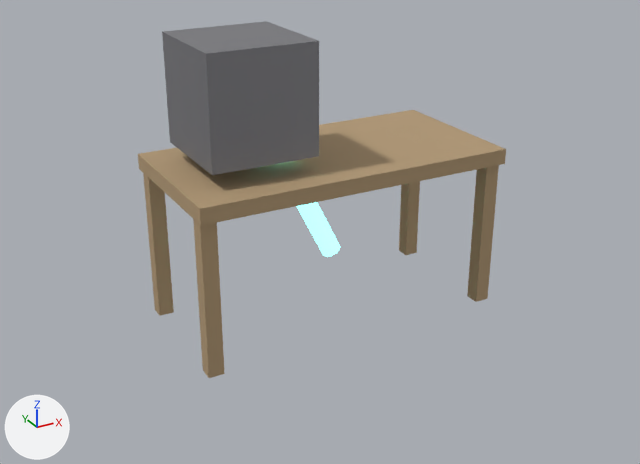
The glTF model public/assets/workbench/pour_stream.glb: old version first, new version second.
Both versions are drawn from a 50 mm lens placed at (-2.12, -3.81, 2.35), pointed at (-0.07, -0.1, 0.49). Every picture has the same lights, and +X, +Y and +Z are marked at lower left. The first picture is the older version.

In view in the first picture: 'benchtop', 'benchtop-leg', 'benchtop-leg.001', 'benchtop-leg.002', 'benchtop-leg.003', 'crucible', 'pour_stream'.
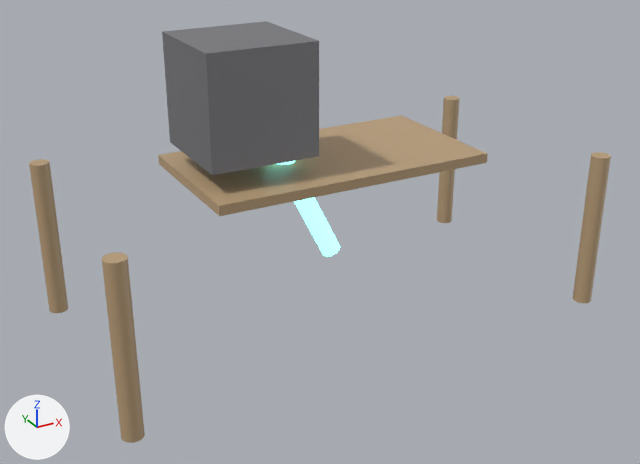
Pixel boxes (x1, y1, x2, y2) of what changed, in the pictures (640 x 464 px):
'benchtop', deleted (beige)
    before: (138, 110, 506, 225)
'bench_top', added (beige)
    after: (158, 115, 488, 216)
'bench_leg_-1.3_-0.65', added (beige)
    after: (102, 252, 145, 443)
'benchtop-leg', deleted (beige)
    before: (193, 219, 224, 378)
'bench_leg_-1.3_0.65', added (beige)
    after: (29, 159, 68, 313)
'bench_leg_1.3_-0.65', added (beige)
    after: (573, 152, 611, 303)
'benchtop-leg.002', deleted (beige)
    before: (467, 165, 499, 302)
'benchtop-leg.001', deleted (beige)
    before: (143, 173, 174, 316)
'bench_leg_1.3_0.65', added (beige)
    after: (437, 96, 459, 223)
'benchtop-leg.003', deleted (beige)
    before: (399, 181, 420, 255)

The change, as a diff of the scene's bpy script:
```diff
--- a/public/assets/workbench/pour_stream.glb.py
+++ b/public/assets/workbench/pour_stream.glb.py
@@ mat_benchwood @@
+mat_benchwood = principled_material('BenchWood')
+mat_benchwood.base_color = (0.5, 0.35, 0.2)  # beige #bca07c
@@ mat_benchwood_001 @@
+mat_benchwood_001 = principled_material('BenchWood.001')
+mat_benchwood_001.base_color = (0.5, 0.35, 0.2)  # beige #bca07c
@@ mat_benchwood_003 @@
+mat_benchwood_003 = principled_material('BenchWood.003')
+mat_benchwood_003.base_color = (0.5, 0.35, 0.2)  # beige #bca07c
@@ mat_benchwood_002 @@
+mat_benchwood_002 = principled_material('BenchWood.002')
+mat_benchwood_002.base_color = (0.5, 0.35, 0.2)  # beige #bca07c
@@ mat_benchwood_004 @@
+mat_benchwood_004 = principled_material('BenchWood.004')
+mat_benchwood_004.base_color = (0.5, 0.35, 0.2)  # beige #bca07c
@@ me_cube_1 @@
+me_cube_1.from_pydata(...)  # a box spanning x -0.75..0.75, y -0.4..0.4, z -0.02..0.02
+me_cube_1.materials.append(mat_benchwood)  # beige #bca07c
@@ me_cylinder @@
+me_cylinder.from_pydata(...)  # a 32-sided cylinder along z spanning x -0.05..0.05, y -0.05..0.05, z -0.425..0.425
+me_cylinder.materials.append(mat_benchwood_001)  # beige #bca07c
@@ me_cylinder_002 @@
+me_cylinder_002.from_pydata(...)  # a 32-sided cylinder along z spanning x -0.05..0.05, y -0.05..0.05, z -0.425..0.425
+me_cylinder_002.materials.append(mat_benchwood_003)  # beige #bca07c
@@ me_cylinder_001 @@
+me_cylinder_001.from_pydata(...)  # a 32-sided cylinder along z spanning x -0.05..0.05, y -0.05..0.05, z -0.425..0.425
+me_cylinder_001.materials.append(mat_benchwood_002)  # beige #bca07c
@@ me_cylinder_003 @@
+me_cylinder_003.from_pydata(...)  # a 32-sided cylinder along z spanning x -0.05..0.05, y -0.05..0.05, z -0.425..0.425
+me_cylinder_003.materials.append(mat_benchwood_004)  # beige #bca07c
@@ ob_benchtop @@
-ob_benchtop = bpy.data.objects.new('benchtop', me_cube)
-ob_benchtop.location = (0.0, 0.0, 0.85)
@@ ob_benchtop_leg @@
-ob_benchtop_leg = bpy.data.objects.new('benchtop-leg', me_cube_001)
-ob_benchtop_leg.location = (-0.8, -0.35, 0.425)
@@ ob_benchtop_leg_001 @@
-ob_benchtop_leg_001 = bpy.data.objects.new('benchtop-leg.001', me_cube_002)
-ob_benchtop_leg_001.location = (-0.8, 0.35, 0.425)
@@ ob_benchtop_leg_002 @@
-ob_benchtop_leg_002 = bpy.data.objects.new('benchtop-leg.002', me_cube_003)
-ob_benchtop_leg_002.location = (0.8, -0.35, 0.425)
@@ ob_benchtop_leg_003 @@
-ob_benchtop_leg_003 = bpy.data.objects.new('benchtop-leg.003', me_cube_004)
-ob_benchtop_leg_003.location = (0.8, 0.35, 0.425)
@@ ob_bench_top @@
+ob_bench_top = bpy.data.objects.new('bench_top', me_cube_1)
+ob_bench_top.location = (0.0, 0.0, 0.85)
@@ ob_bench_leg__1_3__0_65 @@
+ob_bench_leg__1_3__0_65 = bpy.data.objects.new('bench_leg_-1.3_-0.65', me_cylinder)
+ob_bench_leg__1_3__0_65.location = (-1.3, -0.65, 0.425)
@@ ob_bench_leg__1_3_0_65 @@
+ob_bench_leg__1_3_0_65 = bpy.data.objects.new('bench_leg_-1.3_0.65', me_cylinder_002)
+ob_bench_leg__1_3_0_65.location = (-1.3, 0.65, 0.425)
@@ ob_bench_leg_1_3__0_65 @@
+ob_bench_leg_1_3__0_65 = bpy.data.objects.new('bench_leg_1.3_-0.65', me_cylinder_001)
+ob_bench_leg_1_3__0_65.location = (1.3, -0.65, 0.425)
@@ ob_bench_leg_1_3_0_65 @@
+ob_bench_leg_1_3_0_65 = bpy.data.objects.new('bench_leg_1.3_0.65', me_cylinder_003)
+ob_bench_leg_1_3_0_65.location = (1.3, 0.65, 0.425)
```
